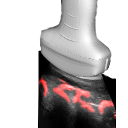
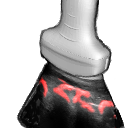
Revision of a layered w=128, h=128 image; what changed, layer by layer:
painted on "Layer #2" over [16, 0, 125, 128]
